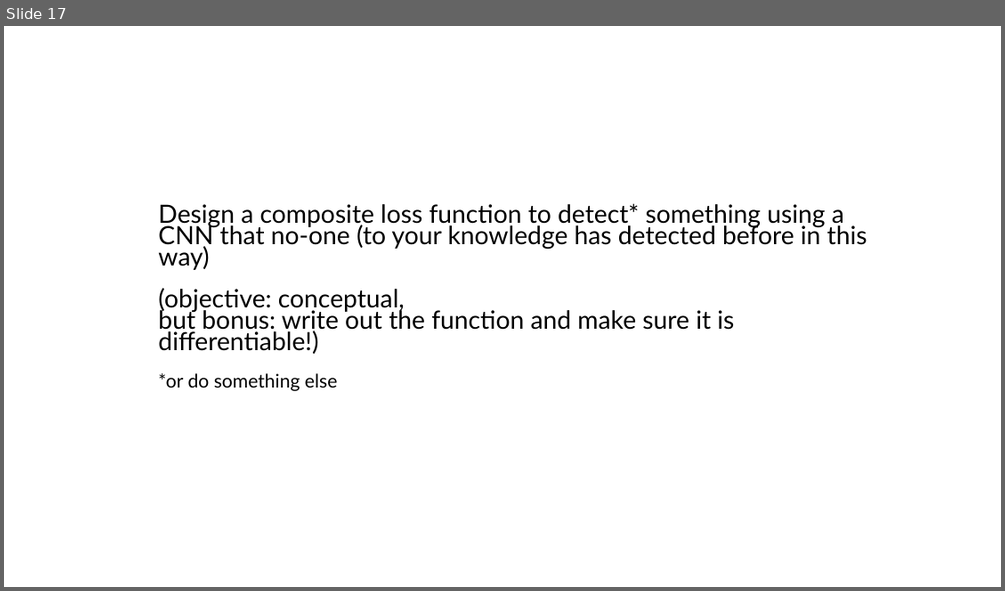
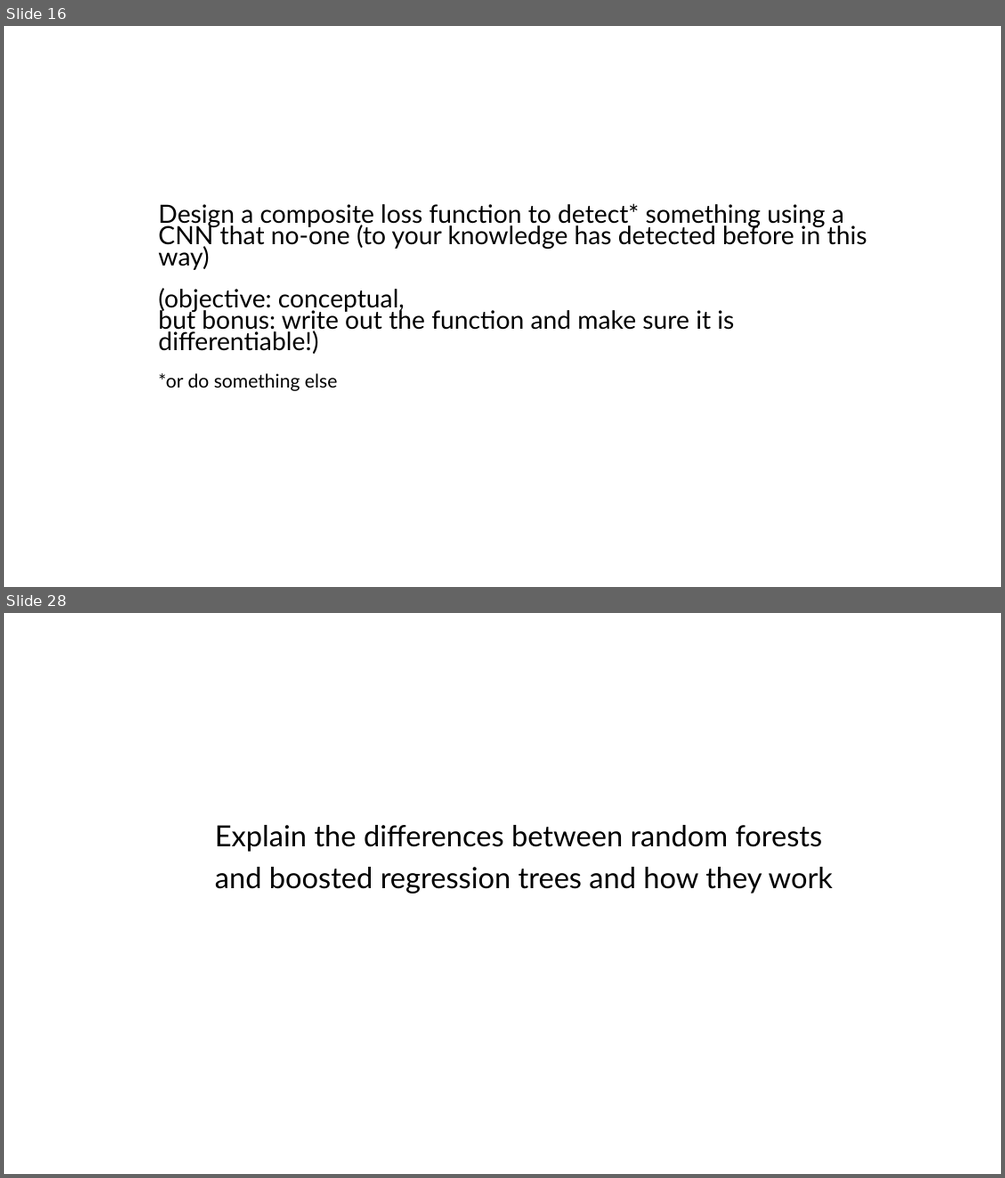
Before and after one commit to Better-Planet-Laboratory/ai4good, a slide deck: resources/ai4good group discussion points.pptx. Shown one above the other, each under a label of ours: slide 17 before the commit, slides 16 and 28 after it; the slides between them are not shown. The pictures are 1005x591 and 1005x1178 pixels, drawn with LibreOffice and Linux fonts; fonts in the diff are those of the drawing. Boxes give left, top, right and bottom in pixels: in the first picture for what was removed or moved away, otherwise in the second. Text is boxed around its words. In the diff, an @@ line names an element or a change of style, - is before the commit and + after.

```diff
--- a/resources/ai4good group discussion points.pptx
+++ b/resources/ai4good group discussion points.pptx
@@ slide 28 added at bbox=[4, 613, 1001, 1174], background #FFFFFF @@
@@ text added at bbox=[215, 825, 833, 893], 28 pt, text #000000 @@
+Explain the differences between random forests
+and boosted regression trees and how they work
@@ what was slide 17 is now slide 16 @@
```
Also in this commit, not shown: 1 slide changed, 17 other slides added, 1 slide removed, 1 other file.
